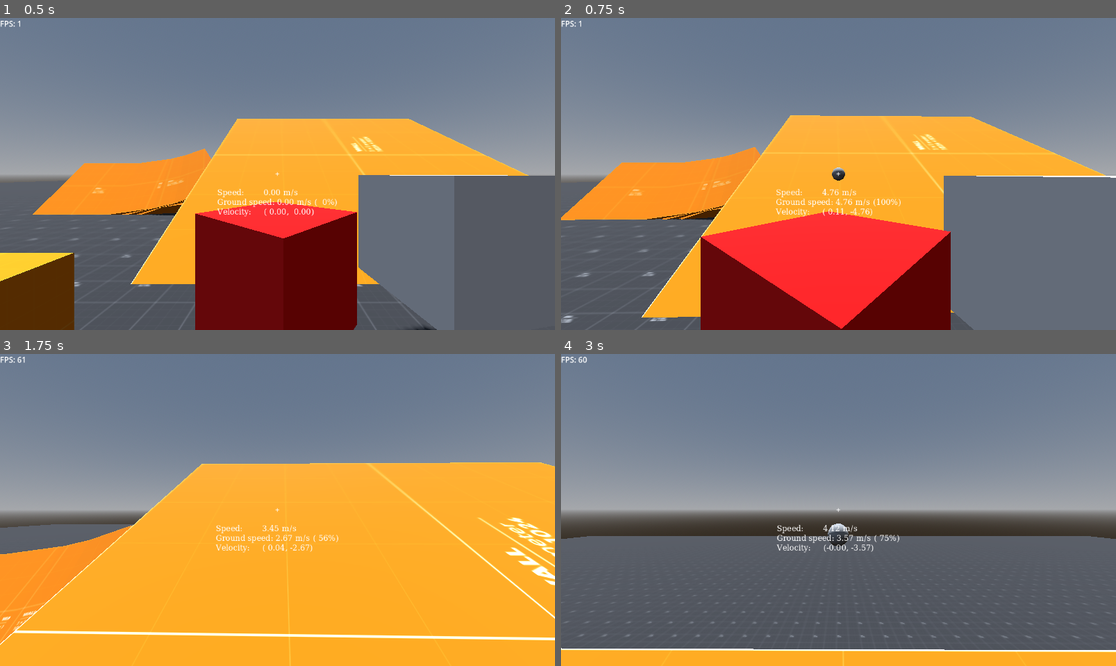
Above: before the commit, frames 1-4 (two rows, left to right).
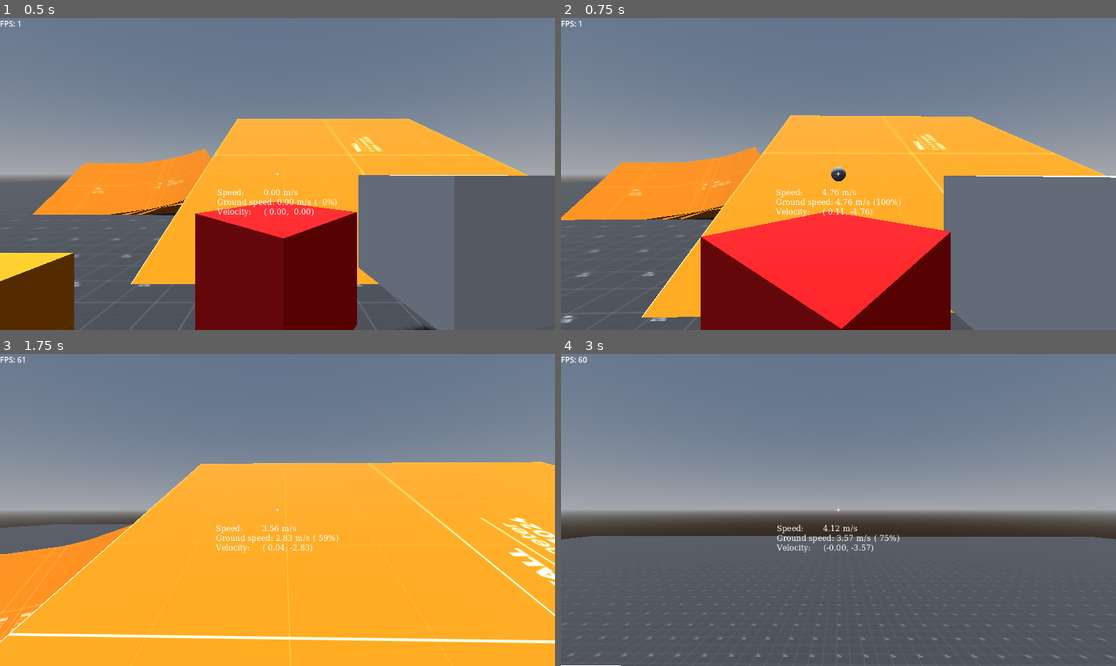
Above: after the commit, the same moments.

Repository: ericljiang/godot-testing
Game: Godot game, scene res://scene.tscn
Two runs of this game, one before a commit and one after it. Both use one fixed random seed, a clock stepped at 60 frames per second and the inputs below.
Inputs (mouse positions are in pixels of both pictures, inside the frame that each line leads up to):
- Up to frame 1 (0.5 s): no input
- Up to frame 2 (0.75 s): tap Enter at 0.5 s; move the mouse to (866, 174) at 0.52 s; press the mouse at (866, 174) at 0.53 s; hold W (move_forward) from 0.53 s (still down)
- Up to frame 3 (1.75 s): keep holding W (move_forward); tap Space (jump) at 0.77, 1.52 s; move the mouse to (249, 510) at 1.27 s; release the mouse at (249, 510) at 1.28 s; tap Ctrl (crouch) at 1.35 s; click (249, 510) at 1.55 s
- Up to frame 4 (3 s): keep holding W (move_forward); move the mouse to (849, 503) at 2.02 s; press the mouse at (849, 503) at 2.03 s; move the mouse to (832, 516) at 2.77 s; release the mouse at (832, 516) at 2.78 s; click (832, 516) at 2.85 s

Frame 1 is identical in both runs. In frame 2, less than 0.1% of the frame differs, in the area x 48-52%, y 47-53%; in frame 3, 3.4%; in frame 4, 6.1%, in the area x 0-100%, y 54-100%.

Commit message:
Allow holding down fire button

Diff:
--- a/rocket_launcher.gd
+++ b/rocket_launcher.gd
@@ -10,7 +10,6 @@
 	return 800
 
 func fire() -> void:
-	print("firing rocket")
 	var rocket: CharacterBody3D = rocket_scene.instantiate()
 	rocket.position = head.global_position
 	rocket.basis = head.global_basis
--- a/weapon.gd
+++ b/weapon.gd
@@ -10,11 +10,10 @@
 	# Ensure weapon is immediately ready to fire
 	last_fire_time = Time.get_ticks_msec() - get_attack_interval()
 
-func _unhandled_input(event: InputEvent) -> void:
-	if event.is_action_pressed("fire_weapon"):
+func _physics_process(_delta: float) -> void:
+	if Input.is_action_pressed("fire_weapon"):
 		var now := Time.get_ticks_msec()
 		if (now < last_fire_time + get_attack_interval()):
-			print("too soon to fire again")
 			return
 		fire()
 		last_fire_time = now
